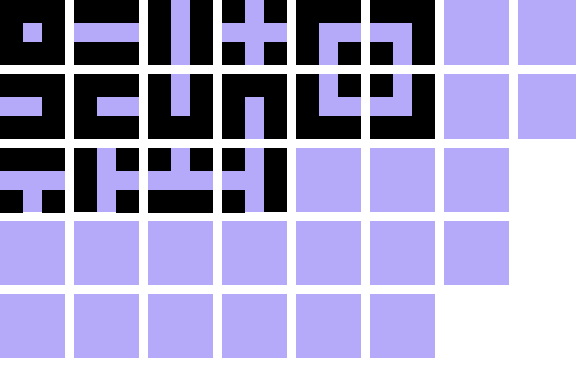
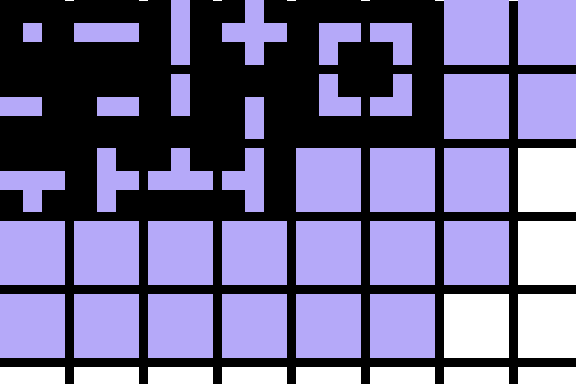
Layer changes from the first w=576, h=384 image to the second:
added layer "Layers #1" above "Layers" over [0, 1, 576, 384]
